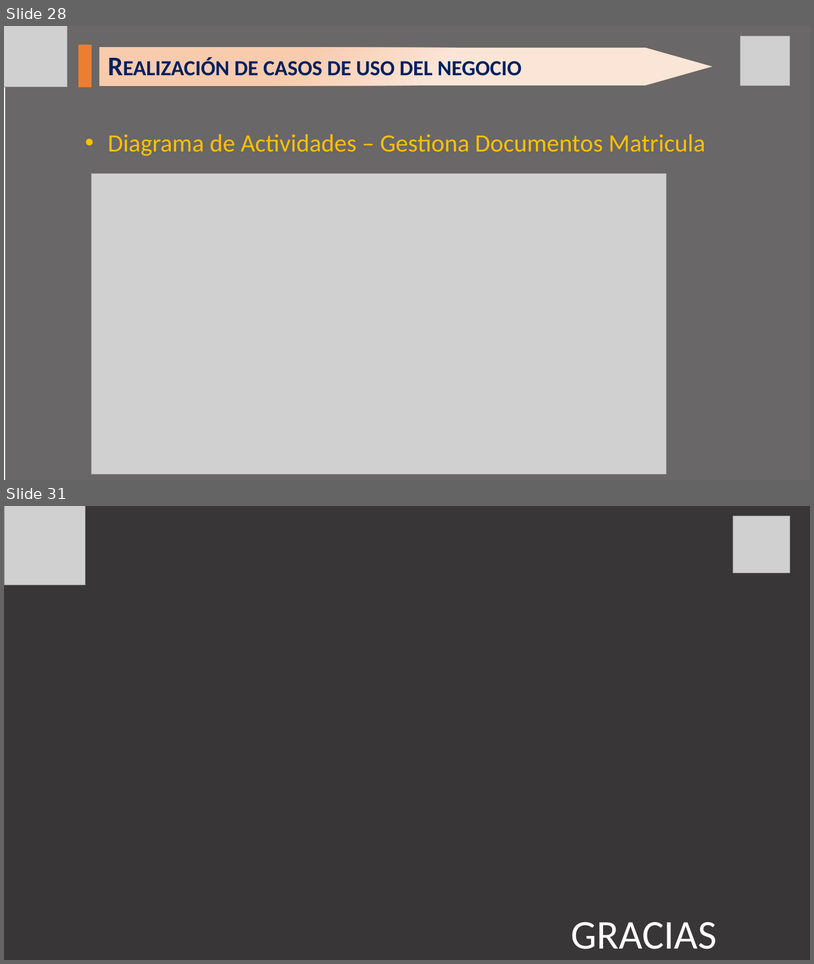
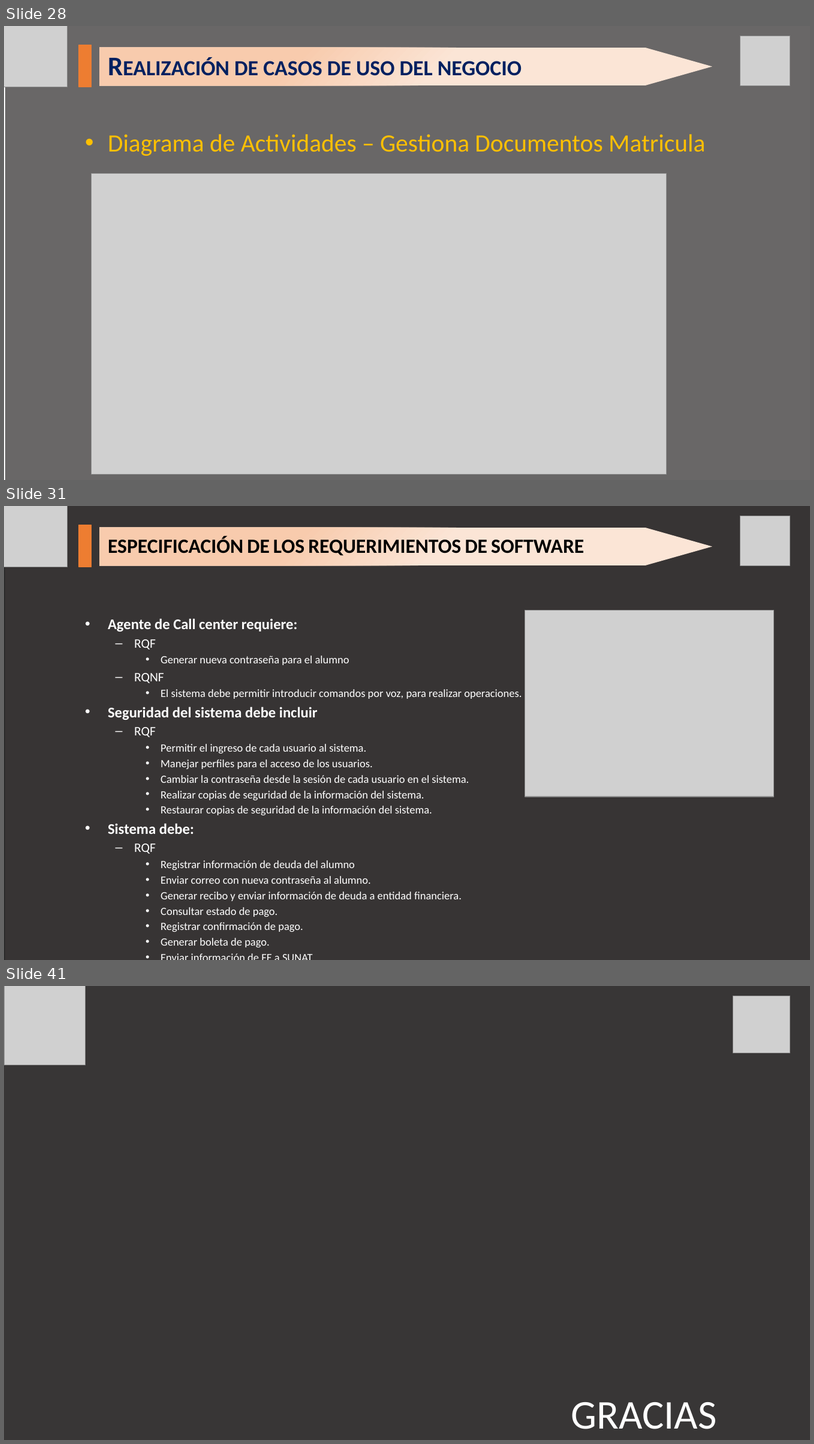
Before and after one commit to rojfrank/ing_req_rr, a slide deck: Requerimiento_Presentacion1.pptx. Shown one above the other, each under a label of ours: slides 28 and 31 before the commit, slides 28, 31 and 41 after it; the slides between them are not shown. The pictures are 814x964 and 814x1444 pixels, drawn with LibreOffice and Linux fonts; fonts in the diff are those of the drawing; grey boxes stand for pictures; background and template pictures are left out; a plain dark background stands for a picture behind light text. Boxes give left, top, right and bottom in pixels: in the first picture for what was removed or moved away, otherwise in the second. Text is boxed around its words. In the diff, an @@ line names an element or a change of style, - is before the commit and + after.

```diff
--- a/Requerimiento_Presentacion1.pptx
+++ b/Requerimiento_Presentacion1.pptx
@@ slide 31 added at bbox=[4, 506, 810, 960], background picture (left out) @@
@@ picture added at bbox=[4, 506, 68, 567] @@
@@ rectangle added at bbox=[5, 506, 810, 960], fill #3B3838 at 76% opacity @@
@@ picture added at bbox=[741, 516, 791, 566] @@
@@ rectangle added at bbox=[79, 525, 91, 567], fill #ED7D31, outline #ED7D31 1 pt @@
@@ pentagon arrow added at bbox=[99, 528, 713, 566], fill gradient #FBE5D6 to #F8CBAD @@
@@ title added at bbox=[108, 537, 584, 556], 24 pt, text #000000, bold, small capitals @@
+ESPECIFICACIÓN DE LOS REQUERIMIENTOS DE SOFTWARE
@@ picture added at bbox=[525, 610, 774, 796] @@
@@ text added at bbox=[108, 618, 522, 947], 13.2 pt, text #FFFFFF @@
+• Agente de Call center requiere:
+  – RQF
+    • Generar nueva contraseña para el alumno
+  – RQNF
+    • El sistema debe permitir introducir comandos por voz, para realizar operaciones.
+• Seguridad del sistema debe incluir
+  – RQF
+    • Permitir el ingreso de cada usuario al sistema.
+    • Manejar perfiles para el acceso de los usuarios.
+    • Cambiar la contraseña desde la sesión de cada usuario en el sistema.
+    • Realizar copias de seguridad de la información del sistema.
+    • Restaurar copias de seguridad de la información del sistema.
+• Sistema debe:
+  – RQF
+    • Registrar información de deuda del alumno
+    • Enviar correo con nueva contraseña al alumno.
+    • Generar recibo y enviar información de deuda a entidad financiera.
+    • Consultar estado de pago.
+    • Registrar confirmación de pago.
+    • Generar boleta de pago.
+    • Enviar información de FE a SUNAT.
@@ what was slide 31 is now slide 41 @@
```
Also in this commit, not shown: 14 slides changed, 10 other slides added, 1 slide removed, 1 other file.
